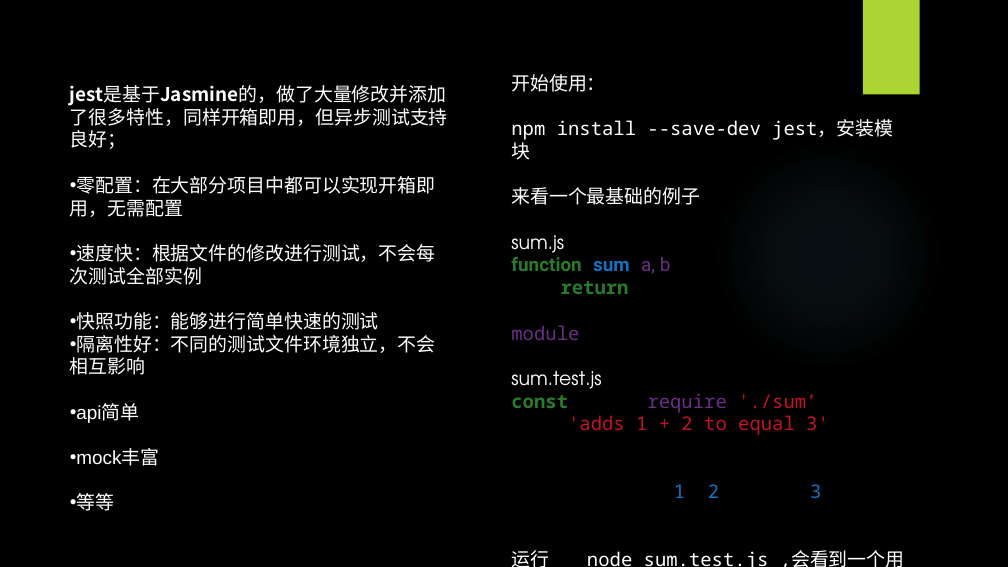
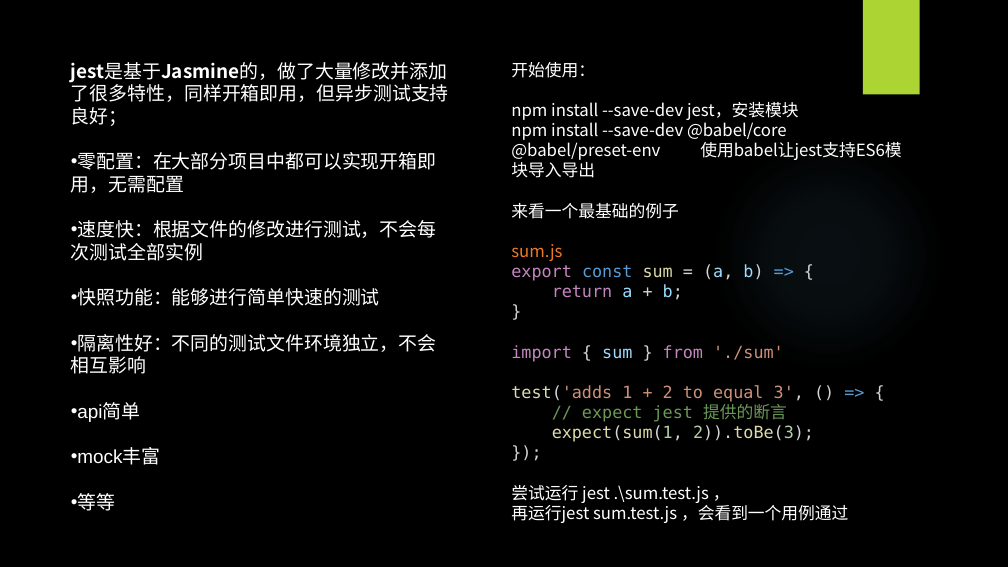
Before and after one commit to WangEbo/auto-test, a slide deck: slide 8 of 王博书的分享/自动化测试.pptx (slide 9 before the commit). Drawn at 1008x567 pixels with LibreOffice and Linux fonts; fonts in the diff are those of the drawing; background and template pictures are left out. Boxes give left, top, right and bottom in pixels: in the first picture for what was removed or moved away, otherwise in the second. Text is boxed around its words. In the diff, an @@ line names an element or a change of style, - is before the commit and + after.

```diff
--- a/王博书的分享/自动化测试.pptx
+++ b/王博书的分享/自动化测试.pptx
@@ text "jest是基于Jasmine的，做了大量修改并添加了很多特性，同样开箱即用，但异步测试支持良好；" rewrapped from box(70, 85, 448, 511) to box(71, 62, 449, 511) @@
@@ text "开始使用：": place and size @@
-text "开始使用：" at box(511, 74, 905, 567)
+text "开始使用：" at box(511, 62, 901, 523)
@@ text at box(511, 62, 814, 442): size 18 to 16 pt in "开始使用：", "npm install --save-dev jest，安装模块", "来看一个最基础的例子", "sum.js" and 6 more places; font Noto Sans Mono to Noto Sans CJK SC in "开始使用：", "npm install --save-dev jest，安装模块"; font TeX Gyre Adventor to Noto Sans CJK SC in "来看一个最基础的例子", "sum.js"; text colour #FFFFFF to #EF7A24 in "sum.js"; font Noto Sans Mono to DejaVu Sans Mono in "return a + b;", "}", "test('adds 1 + 2 to equal 3', ...", "// expect jest 提供的断言" and 2 more places; text colour #297A29 to #C586C0, bold off in "return"; text colour #000000 to #9CDCFE in "a b;"; text colour #000000 to #D4D4D4 in "+ b;", "}", "test('adds 3', () {", "expect(sum(1, 2)).toBe(3);" and 1 more places; text colour #000000 to #DCDCAA in "test('adds", "expect(sum(1, 2)).toBe(3);"; text colour #C21325 to #CE9178 in "test('adds 1 + 2 to equal 3',"; text colour #000000 to #569CD6 in "=>"; text colour #000000 to #6A9955 in "// expect jest 提供的断言"; text colour #1373C2 to #B5CEA8 in "expect(sum(1, 2)).toBe(3);" @@
@@ text at box(511, 119, 901, 160): paragraph added @@
+npm install --save-dev @babel/core @babel/preset-env 使用babel让jest支持ES6模块导入导出
@@ text at box(511, 264, 763, 281): text changed; size 18 to 16 pt; font Roboto to DejaVu Sans Mono; text colour #297A29 to #569CD6; bold off @@
-function sum(a, b) {
+export const sum = (a, b) => {
@@ text at box(511, 345, 784, 362): text changed; size 18 to 16 pt; font Noto Sans Mono to DejaVu Sans Mono; text colour #000000 to #C586C0 @@
-module.exports = sum;
-sum.test.js
-const sum = require('./sum’);
+import { sum } from './sum'
@@ text at box(511, 485, 848, 523): text changed; size 18 to 16 pt; font Noto Sans Mono to Noto Sans CJK SC @@
-运行 node sum.test.js ,会看到一个用例通过
+尝试运行 jest .\sum.test.js ，
+再运行jest sum.test.js ，会看到一个用例通过
```
Also in this commit, not shown: 4 other slides changed, 1 slide added.
